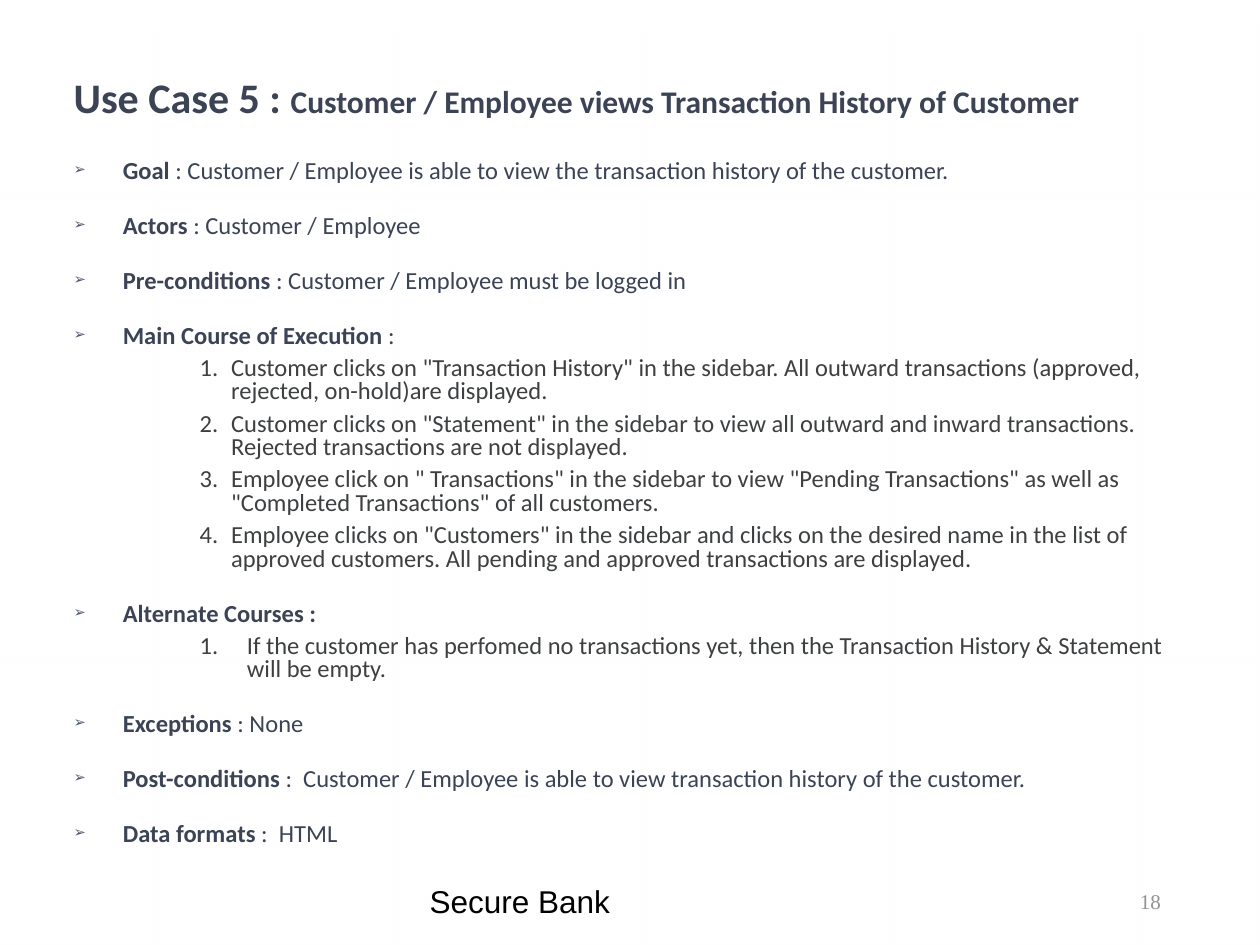
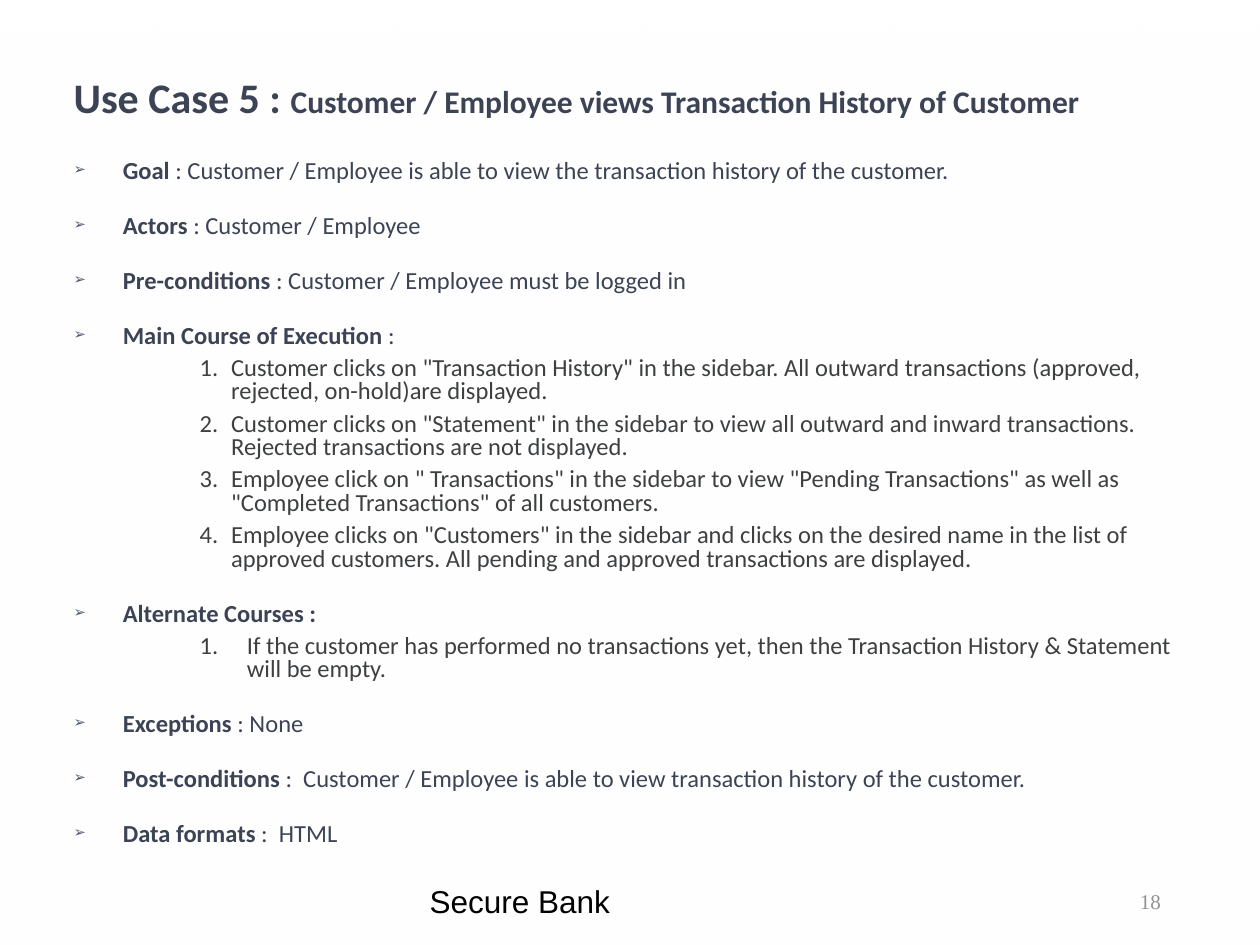
Before and after one commit to kwuerl/secure-coding-team-8, a slide deck: slide 18 of presentations/Phase3.ppt. Drawn at 1260x945 pixels with LibreOffice and Linux fonts; fonts in the diff are those of the drawing; background and template pictures are left out. Boxes give left, top, right and bottom in pixels: in the first picture for what was removed or moved away, otherwise in the second. Text is boxed around its words. In the diff, an @@ line names an element or a change of style, - is before the commit and + after.

Commit message:
ppt - corrected spelling mistakes

```diff
--- a/presentations/Phase3.ppt
+++ b/presentations/Phase3.ppt
@@ text at (247,637,1171,681): text changed @@
-    1. If the customer has perfomed no transactions yet, then the Transaction History & Statement will be empty.
+    1. If the customer has performed no transactions yet, then the Transaction History & Statement will be empty.
```
Also in this commit, not shown: 3 other slides changed.
